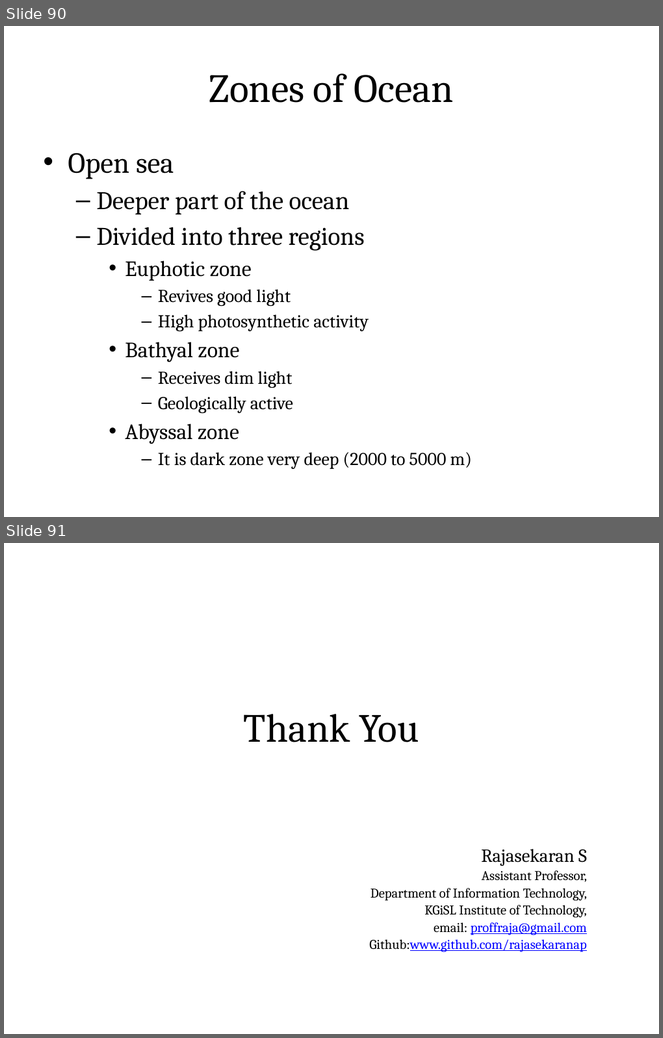
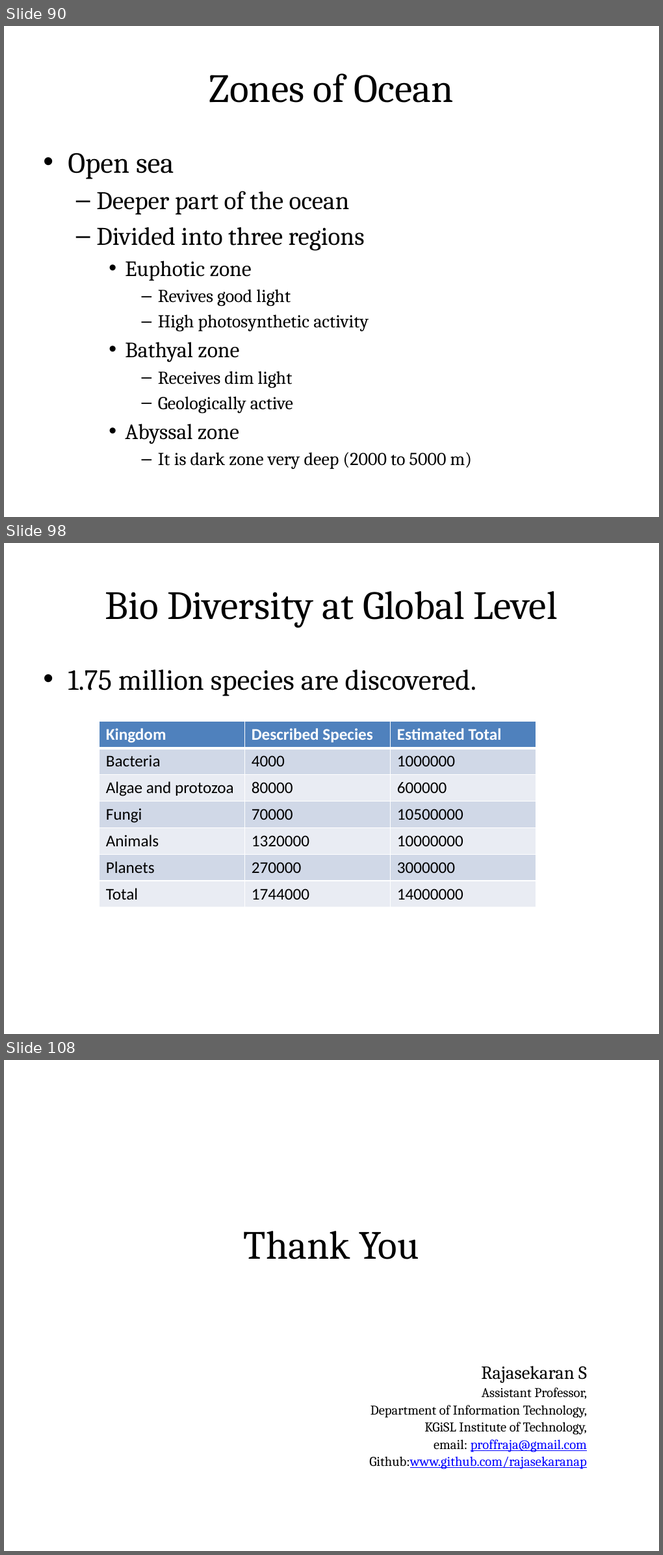
Before and after one commit to rajasekaran36/GE8291-Environmental-Science-and-Engineering, a slide deck: Slides/GE8291-U1.pptx. Shown one above the other, each under a label of ours: slides 90 and 91 before the commit, slides 90, 98 and 108 after it; the slides between them are not shown. The pictures are 663x1038 and 663x1555 pixels, drawn with LibreOffice and Linux fonts; fonts in the diff are those of the drawing. Boxes give left, top, right and bottom in pixels: in the first picture for what was removed or moved away, otherwise in the second. Text is boxed around its words. In the diff, an @@ line names an element or a change of style, - is before the commit and + after.

```diff
--- a/Slides/GE8291-U1.pptx
+++ b/Slides/GE8291-U1.pptx
@@ slide 98 added at [4, 543, 659, 1034], background #FFFFFF @@
@@ title added at [36, 563, 627, 644], fill gradient #DAFDA7 to #E4FCC2 to #F5FFE7, outline #98B955 0.75 pt, 44 pt, text #000000 @@
+Bio Diversity at Global Level
@@ text added at [68, 670, 477, 696], 32 pt, text #000000 @@
+• 1.75 million species are discovered.
@@ table added at [100, 722, 536, 908], 7 rows, 3 columns @@
+Kingdom | Described Species | Estimated Total
+Bacteria | 4000 | 1000000
+Algae and protozoa | 80000 | 600000
+Fungi | 70000 | 10500000
+Animals | 1320000 | 10000000
+Planets | 270000 | 3000000
+Total | 1744000 | 14000000
@@ what was slide 91 is now slide 108 @@
```
Also in this commit, not shown: 16 other slides added, 1 other file.
